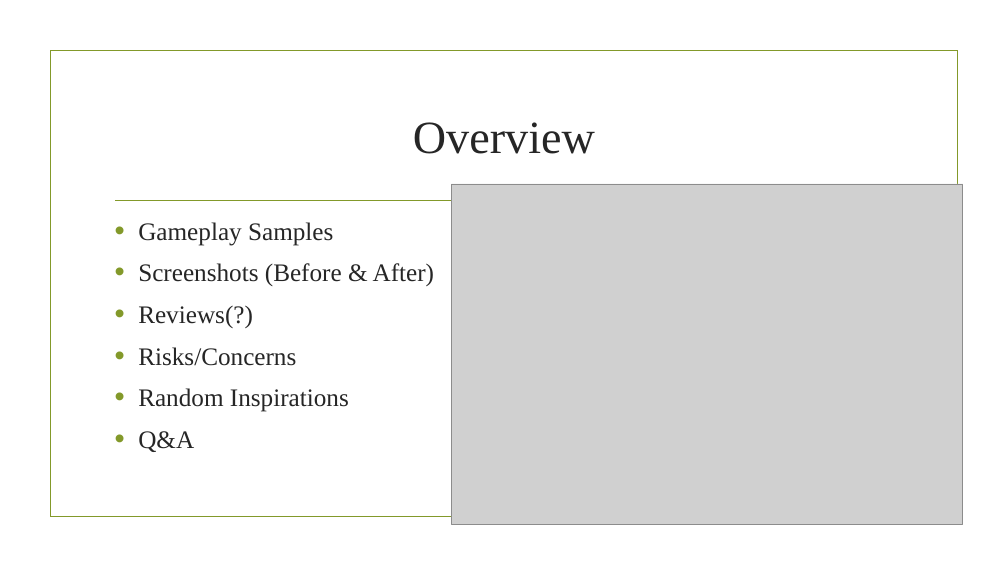
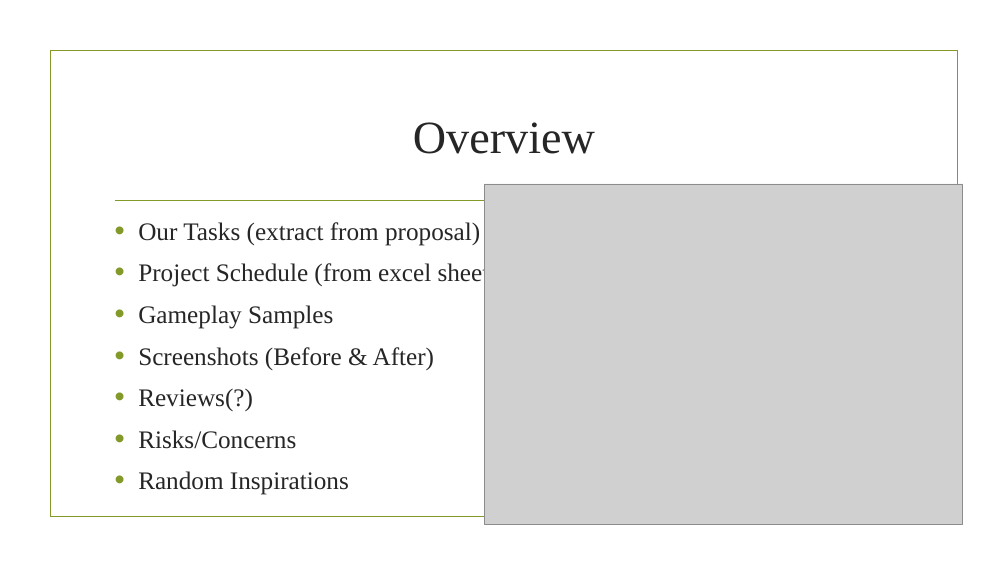
Before and after one commit to Glenn-Pao/StudioPStuff, a slide deck: slide 4 of Laser Cat (concept paper).pptx. Drawn at 1008x567 pixels with LibreOffice and Linux fonts; fonts in the diff are those of the drawing; grey boxes stand for pictures; background and template pictures are left out. Boxes give left, top, right and bottom in pixels: in the first picture for what was removed or moved away, otherwise in the second. Text is boxed around its words. In the diff, an @@ line names an element or a change of style, - is before the commit and + after.

```diff
--- a/Laser Cat (concept paper).pptx
+++ b/Laser Cat (concept paper).pptx
@@ picture: place and size @@
-picture at (451, 184, 963, 524)
+picture at (485, 184, 963, 524)
@@ text at (138, 222, 498, 288): paragraphs added @@
+• Our Tasks (extract from proposal)
+• Project Schedule (from excel sheet)
@@ text at (138, 431, 194, 452): paragraph removed @@
-• Q&A
```
Also in this commit, not shown: 1 other slide changed, 4 slides added, 21 other files.
